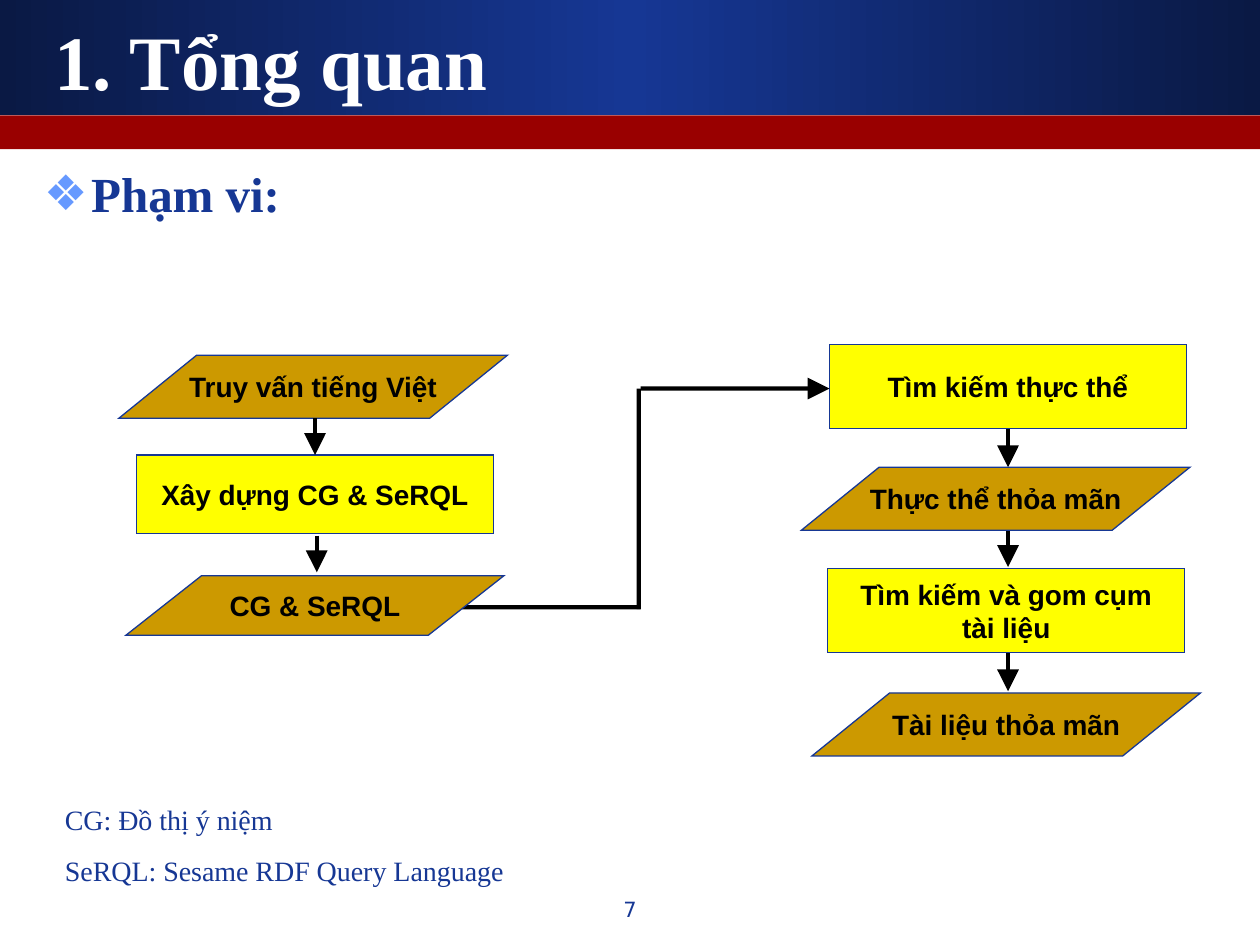
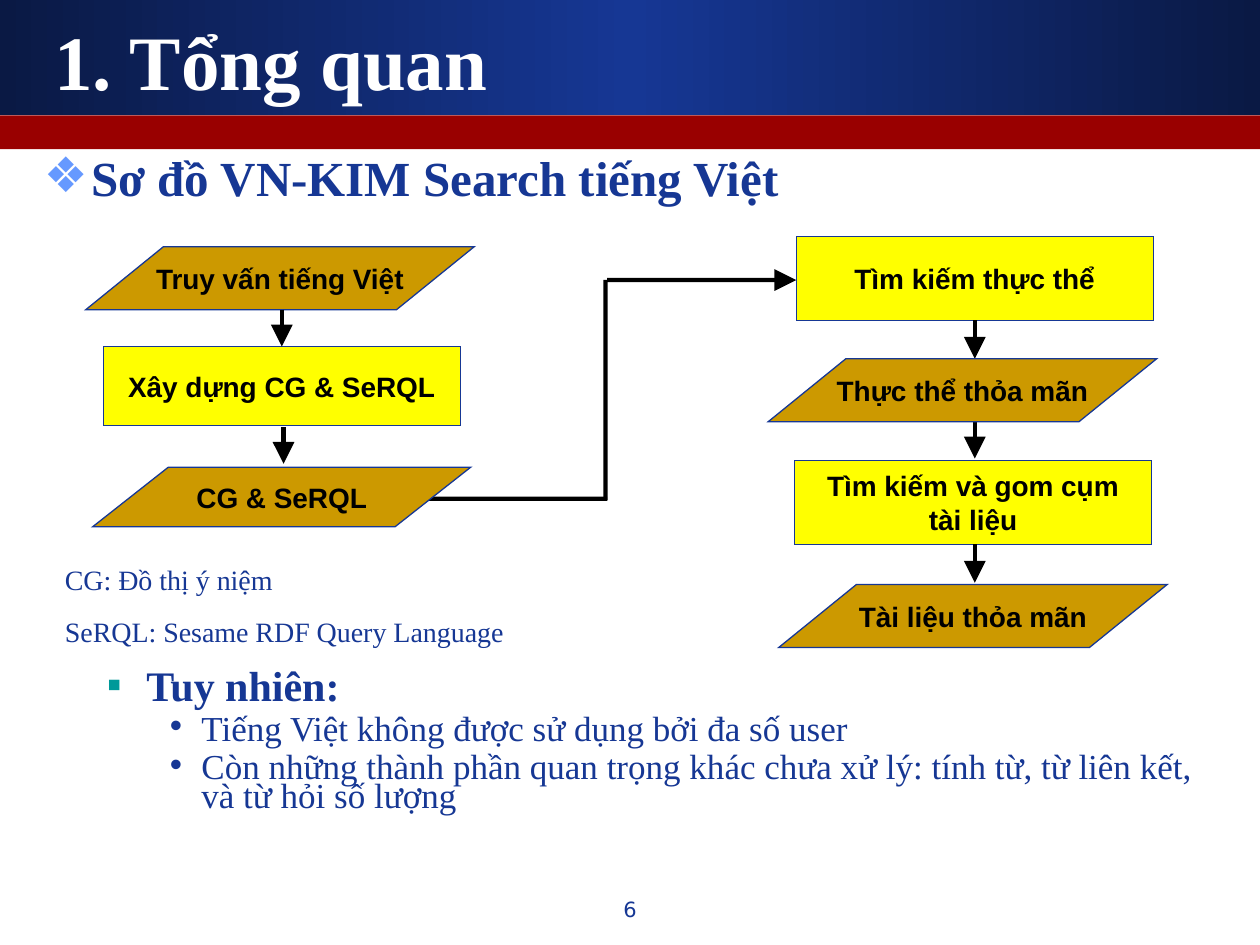
Before and after one commit to leaderwing/kt-kimres, a slide deck: slide 6 of note/[Thesis] Presentation.ppt (slide 7 before the commit). Drawn at 1260x945 pixels with LibreOffice and Linux fonts; fonts in the diff are those of the drawing. Boxes give left, top, right and bottom in pixels: in the first picture for what was removed or moved away, otherwise in the second. Text is boxed around its words. In the diff, an @@ line names an element or a change of style, - is before the commit and + after.

```diff
--- a/note/[Thesis] Presentation.ppt
+++ b/note/[Thesis] Presentation.ppt
@@ text removed at <box>91,178,280,222</box> @@
-❖ Phạm vi:
@@ text added at <box>91,160,1192,815</box>, 20 pt, text #163794 @@
+❖ Sơ đồ VN-KIM Search tiếng Việt
+  ▪ Tuy nhiên:
+    • Tiếng Việt không được sử dụng bởi đa số user
+    • Còn những thành phần quan trọng khác chưa xử lý: tính từ, từ liên kết, và từ hỏi số lượng
@@ arrow moved from (316, 536) - (316, 572) to (282, 310) - (282, 346) @@
@@ arrow moved from (1008, 653) - (1008, 692) to (975, 320) - (975, 359) @@
@@ arrow moved from (315, 418) - (315, 455) to (284, 427) - (284, 464) @@
@@ arrow moved from (1008, 428) - (1008, 467) to (975, 420) - (975, 459) @@
@@ 3 rectangles, 2 lines, 1 flow chart input output, 1 arrow: place and size @@
-3 rectangles, 2 lines, 1 flow chart input output, 1 arrow at <box>126,345,1186,653</box>
+3 rectangles, 2 lines, 1 flow chart input output, 1 arrow at <box>93,237,1153,544</box>
@@ text "CG: Đồ thị ý niệm": place and size @@
-text "CG: Đồ thị ý niệm" at <box>65,809,503,886</box>
+text "CG: Đồ thị ý niệm" at <box>65,569,503,647</box>
@@ arrow moved from (1008, 528) - (1008, 567) to (975, 544) - (975, 583) @@
@@ 3 flow chart input outputs: place and size @@
-3 flow chart input outputs at <box>118,355,1200,756</box>
+3 flow chart input outputs at <box>86,247,1167,648</box>
@@ page number at <box>623,901,636,918</box>: text changed @@
-7
+6
```
Also in this commit, not shown: 7 other slides changed, 1 slide added.
